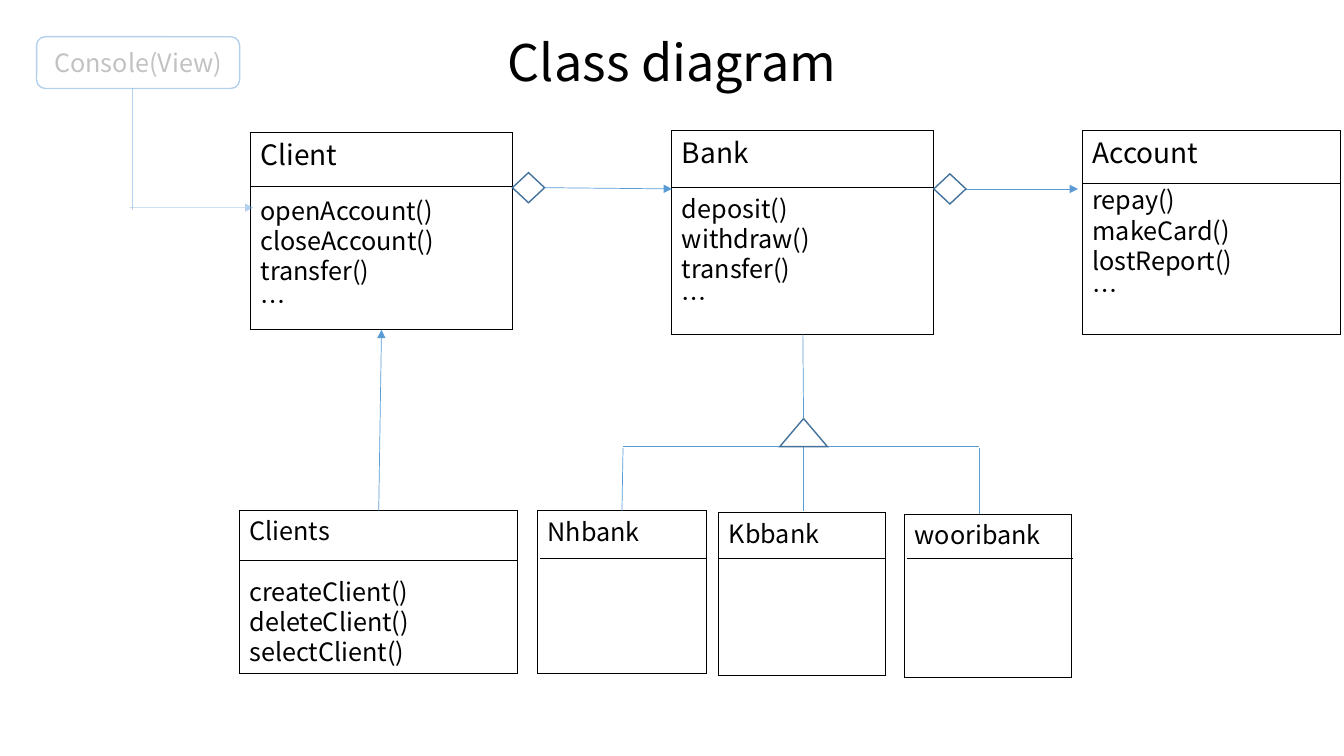
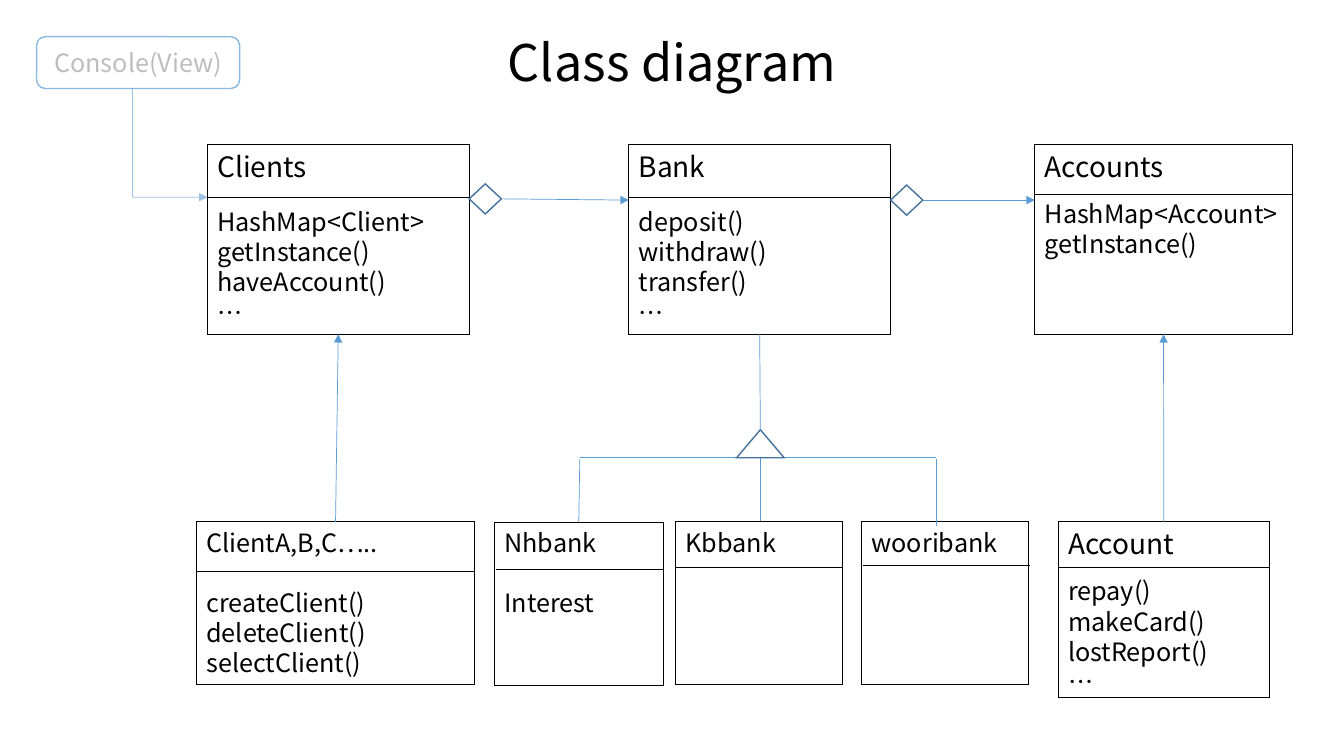
Before and after one commit to KMU-bank/KMU-Bank, a slide deck: slide 1 of doc/오픈소스.pptx. Drawn at 1344x756 pixels with LibreOffice and Linux fonts; fonts in the diff are those of the drawing. Boxes give left, top, right and bottom in pixels: in the first picture for what was removed or moved away, otherwise in the second. Text is boxed around its words. In the diff, an @@ line names an element or a change of style, - is before the commit and + after.

```diff
--- a/doc/오픈소스.pptx
+++ b/doc/오픈소스.pptx
@@ rounded rectangle "Console(View)" at <box>36,36,239,88</box>: text colour #000000 at 23% opacity to #000000 at 26% opacity @@
@@ line moved from (133, 89) - (133, 210) to (133, 89) - (133, 198) @@
@@ rectangle "Clients": place and size @@
-rectangle "Clients" at <box>251,133,513,330</box>
+rectangle "Clients" at <box>208,144,470,334</box>
@@ rectangle "Bank": place and size @@
-rectangle "Bank" at <box>673,131,935,335</box>
+rectangle "Bank" at <box>629,144,891,334</box>
@@ rectangle added at <box>1035,144,1294,334</box>, outline #000000 0.75 pt, 18 pt, text #000000 @@
+Accounts
+HashMap<Account>
+getInstance()
@@ text in rectangle at <box>217,154,424,296</box>: text changed @@
-Client
-openAccount()
-closeAccount()
-transfer()
+Clients
+HashMap<Client>
+getInstance()
+haveAccount()
@@ arrow moved from (129, 208) - (253, 208) to (133, 198) - (208, 198) @@
@@ diamond: place and size @@
-diamond at <box>934,173,966,204</box>
+diamond at <box>891,186,924,216</box>
@@ line added from (1035, 195) to (1293, 195), #000000 0.5 pt @@
@@ arrow moved from (379, 511) - (381, 330) to (336, 522) - (339, 335) @@
@@ line moved from (804, 418) - (804, 335) to (760, 430) - (760, 335) @@
@@ arrow added from (1165, 522) to (1164, 335), #5B9BD5 0.5 pt @@
@@ 8 lines, 3 rectangles, 2 arrows, 1 triangle, 1 diamond: place and size @@
-8 lines, 3 rectangles, 2 arrows, 1 triangle, 1 diamond at <box>240,172,1078,678</box>
+8 lines, 3 rectangles, 2 arrows, 1 triangle, 1 diamond at <box>197,184,1035,686</box>
@@ text in rectangle at <box>206,532,378,557</box>: text changed @@
-Clients
+ClientA,B,C…..
@@ rectangle "Nhbank": place and size @@
-rectangle "Nhbank" at <box>537,511,706,675</box>
+rectangle "Nhbank" at <box>495,522,663,686</box>
@@ rectangle "Account": place and size @@
-rectangle "Account" at <box>1083,131,1341,335</box>
+rectangle "Account" at <box>1059,522,1269,698</box>
@@ line moved from (907, 559) - (1074, 559) to (864, 566) - (1030, 566) @@
@@ line moved from (1083, 184) - (1341, 184) to (1059, 568) - (1269, 568) @@
@@ line moved from (539, 559) - (707, 559) to (497, 570) - (663, 570) @@
@@ text in rectangle at <box>504,593,594,613</box>: paragraph added @@
+Interest
```
Also in this commit, not shown: 5 other files.
